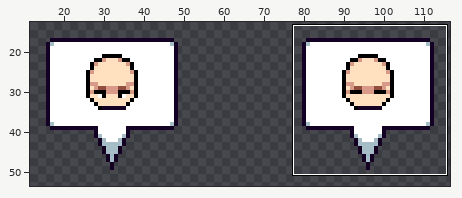
Sprite sheet, stored at public/assets/Tiles/Sections/Status/Player/marker.png. Above: a wide view before the commit, with the close-up outlined.
Close-up. The starting point:
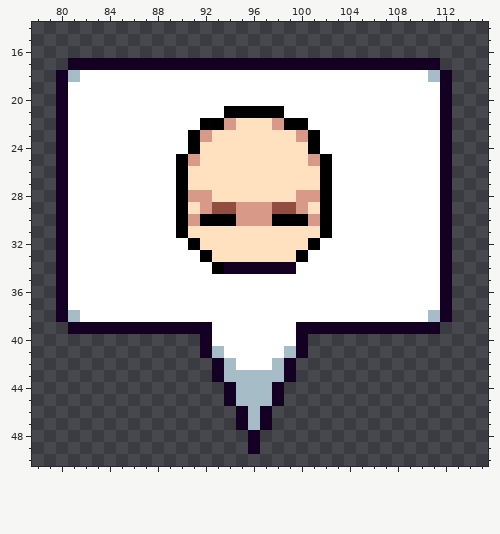
The file is 128x64 pixels. Shown: x 78..115, y 14..50. The wide view leaves out empty margins.
The same view after the edit:
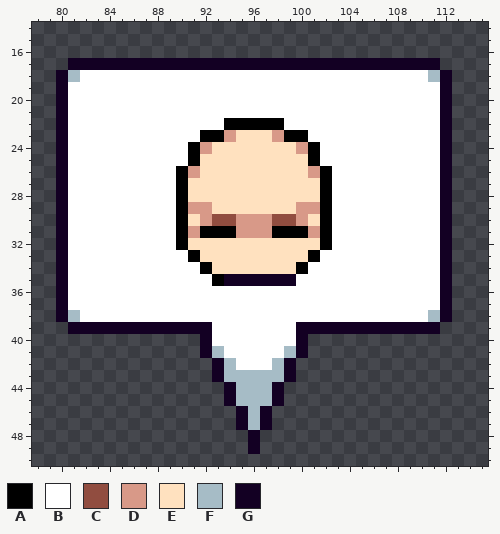
Palette (. is transparent): A #000000  B #ffffff  C #914d40  D #d89988  E #ffe1bf  F #a6bcc6  G #130023
Difference:
y 21: x 94..98 AAAAA -> BBBBB
y 22: x 92..100 AADEEEDAA -> BBAAAAABB
y 23: x 91..94 ADEE -> BAAD; x 98..101 EEDA -> DAAB
y 24: x 92 E -> D; x 100 E -> D
y 25: x 90..91 AD -> BA; x 101..102 DA -> AB
y 26: x 91 E -> D; x 101 E -> D
y 28: x 91..92 DD -> EE; x 100..101 DD -> EE
y 29: x 91 E -> D; x 93..99 CCDDDCC -> EEEEEEE; x 101 E -> D
y 30: x 91..94 DAAA -> EDCC; x 98..101 AAAD -> CCDE
y 31: x 91..101 EEEEEEEEEEE -> DAAADDDAAAD
y 32: x 90..91 BA -> AE; x 101..102 AB -> EA
y 33: x 91..92 BA -> AE; x 100..101 AB -> EA
y 34: x 92..100 BAGGGGGGB -> AEEEEEEEA
y 35: x 93..99 BBBBBBB -> AGGGGGG
